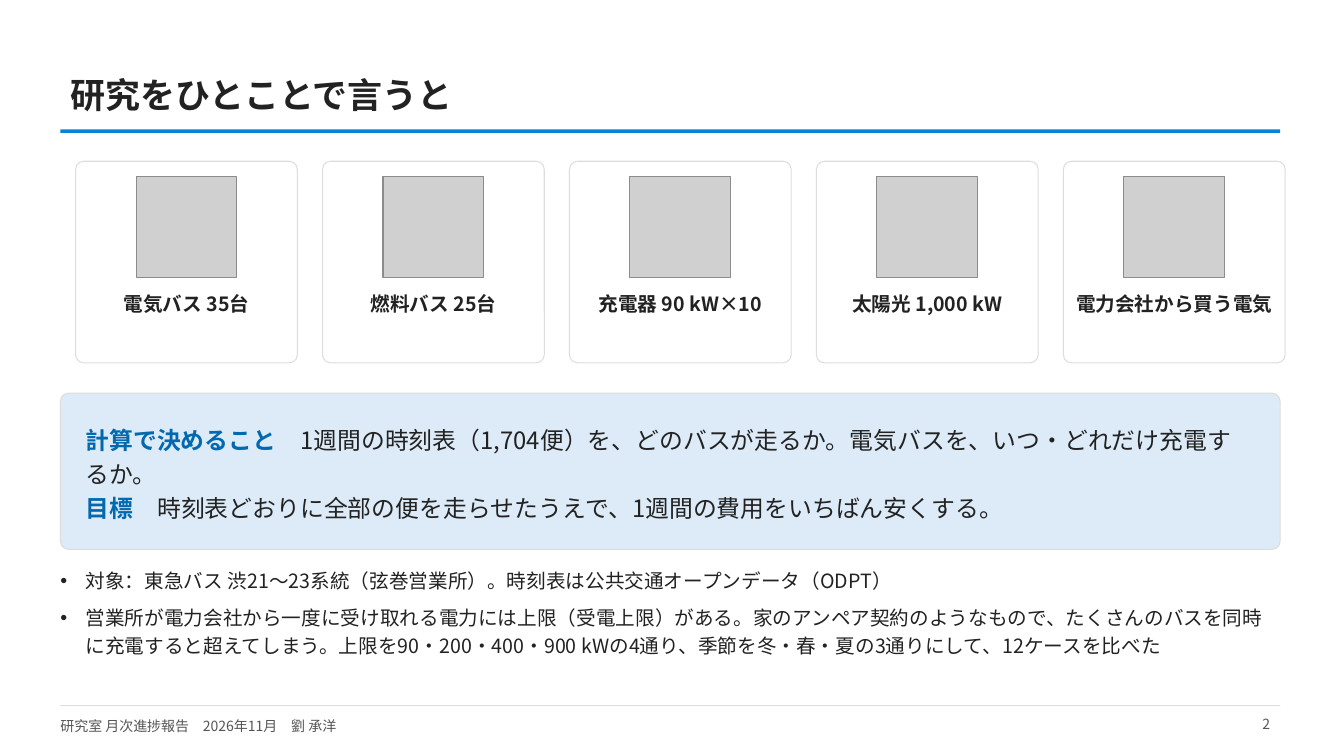
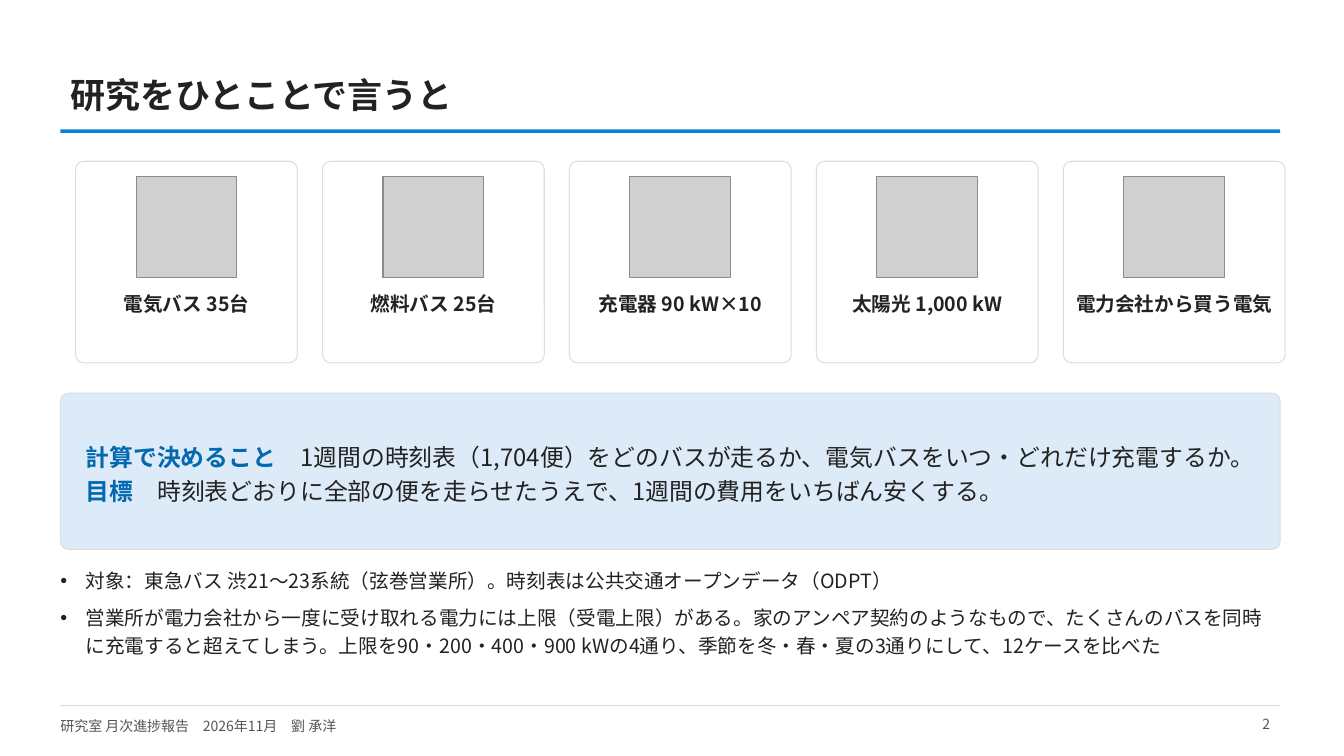
Before and after one commit to CYLIU2003/master-course, a slide deck: slide 2 of outcome/2026-11-19_lab_progress/研究室月次進捗報告_202611_劉.pptx. Drawn at 1344x756 pixels with LibreOffice and Linux fonts; fonts in the diff are those of the drawing; grey boxes stand for pictures. Boxes give left, top, right and bottom in pixels: in the first picture for what was removed or moved away, otherwise in the second. Text is boxed around its words. In the diff, an @@ line names an element or a change of style, - is before the commit and + after.

```diff
--- a/outcome/2026-11-19_lab_progress/研究室月次進捗報告_202611_劉.pptx
+++ b/outcome/2026-11-19_lab_progress/研究室月次進捗報告_202611_劉.pptx
@@ text at (86,445,1254,470): text changed @@
-計算で決めること 1週間の時刻表（1,704便）を、どのバスが走るか。電気バスを、いつ・どれだけ充電するか。
+計算で決めること 1週間の時刻表（1,704便）をどのバスが走るか、電気バスをいつ・どれだけ充電するか。
```
Also in this commit, not shown: 7 other slides changed, 1 slide added, 2 other files.
